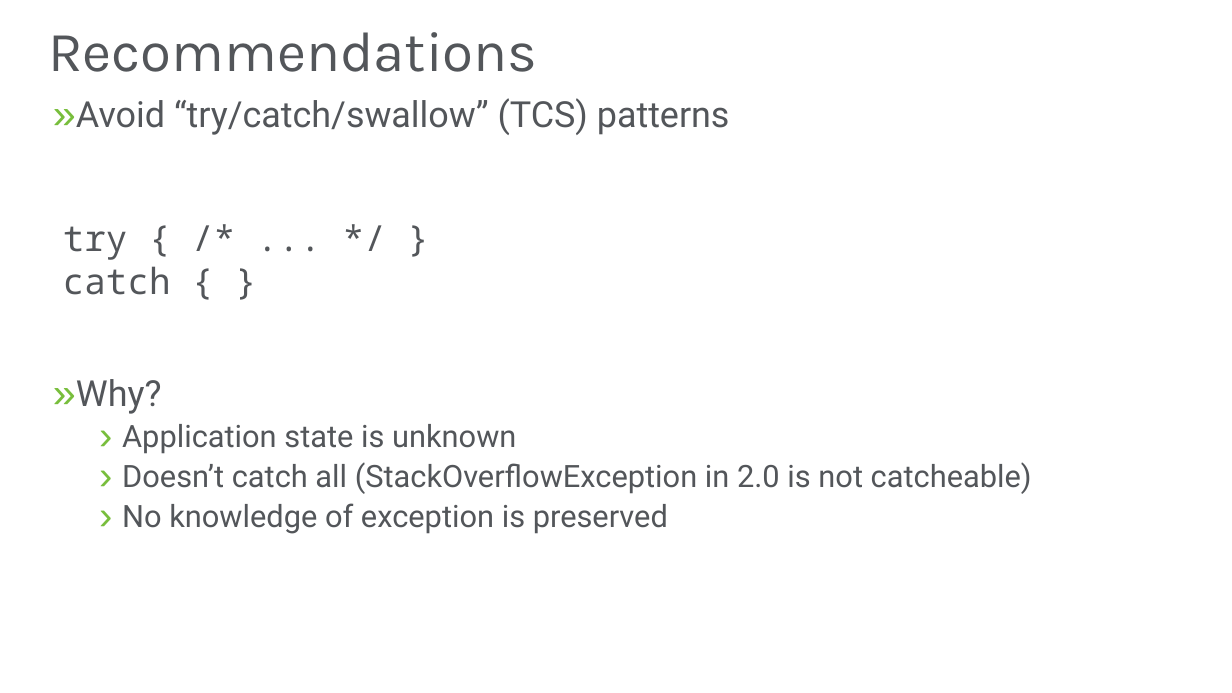
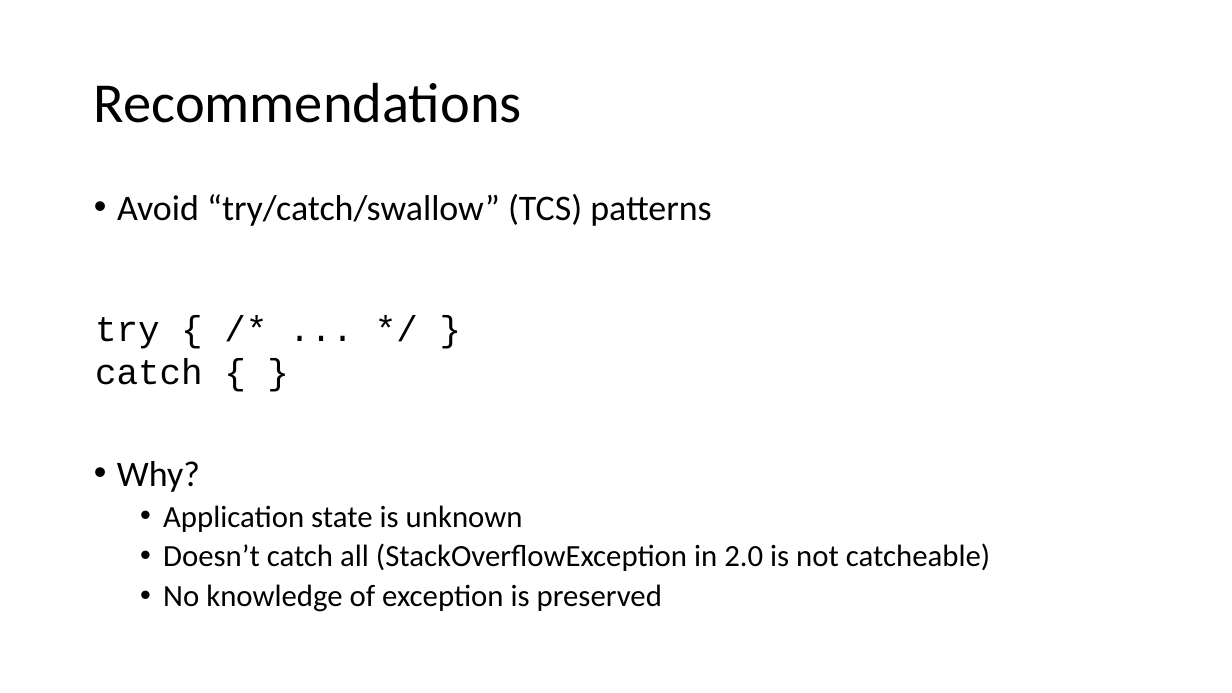
Before and after one commit to JasonBock/Presentations, a slide deck: slide 15 of Exceptional Development.pptx (slide 16 before the commit). Drawn at 1232x693 pixels with LibreOffice and Linux fonts; fonts in the diff are those of the drawing; background and template pictures are left out. Boxes give left, top, right and bottom in pixels: in the first picture for what was removed or moved away, otherwise in the second. Text is boxed around its words. In the diff, an @@ line names an element or a change of style, - is before the commit and + after.

```diff
--- a/Exceptional Development.pptx
+++ b/Exceptional Development.pptx
@@ title "Recommendations": place and size @@
-title "Recommendations" at (48, 32, 537, 72)
+title "Recommendations" at (94, 82, 522, 123)
@@ title "Recommendations" at (94, 82, 522, 123): font Karla to Calibri, text colour #53565A to #000000 @@
@@ text "Avoid “try/catch/swallow” (TCS) patterns": place and size @@
-text "Avoid “try/catch/swallow” (TCS) patterns" at (76, 98, 730, 135)
+text "Avoid “try/catch/swallow” (TCS) patterns" at (117, 194, 711, 226)
@@ text "Avoid “try/catch/swallow” (TCS) patterns" at (117, 194, 711, 226): font Roboto to Calibri, text colour #53565A to #000000; bullet » to • @@
@@ text "try { /* ... */ ...": place and size @@
-text "try { /* ... */ ..." at (63, 226, 171, 295)
+text "try { /* ... */ ..." at (95, 317, 203, 385)
@@ text "try { /* ... */ ..." at (95, 317, 203, 385): font Noto Sans Mono to Courier New, text colour #53565A to #000000 @@
@@ text "Why?": place and size @@
-text "Why?" at (76, 379, 1032, 534)
+text "Why?" at (117, 461, 990, 612)
@@ text "Why?" at (117, 461, 990, 612): font Roboto to Calibri, text colour #53565A to #000000; bullet » to •; bullet › to • @@
```
Also in this commit, not shown: 21 other slides changed, 1 slide added, 2 slides removed.
